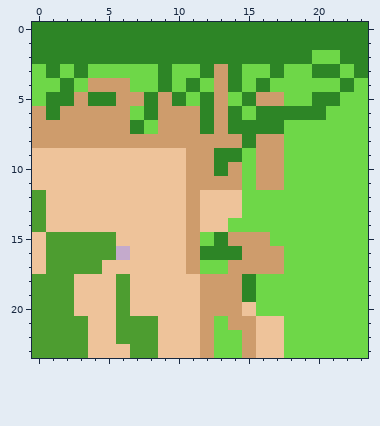
Pixel-art sprite: FarmingSim/Assets/Sprites/Tiles/NorthEast.png. Above: the version before the commit.
The file is 24x24 pixels.
New version:
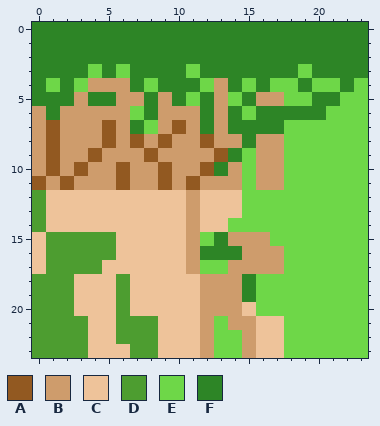
Palette (. is transparent): A #925921  B #ce9c6c  C #eec39a  D #4d9d30  E #6ed748  F #2d8526
The commit says: Fixed farm map north edge
The exact change:
The author changed colour B to colour A in row 7 at x 1, 5 and 10; in row 8 at x 1, 5, 7, 9 and 12; in row 10 at x 12; in row 11 at x 11.
The author changed colour C to colour A in row 9 at x 1, 4 and 8; in row 10 at x 1, 3, 6 and 9; in row 11 at x 0, 2, 6 and 9.
The author changed colour F to colour A in row 9 at x 13.
The author changed colour C to colour B in row 9 at x 0, 2 to 3, 5 to 7 and 9 to 10; in row 10 at x 0, 2, 4 to 5, 7 to 8 and 10; in row 11 at x 1, 3 to 5, 7 to 8 and 10.
Colour C now appears in row 16 at x 6.
The author changed colour B to colour F in row 3 at x 13.
The author changed colour E to colour F in row 2 at x 20 to 21; in row 3 at x 0, 2, 5, 7 to 8, 10, 15 to 16, 18 and 22; in row 4 at x 0, 7, 10 and 19; in row 5 at x 0.
